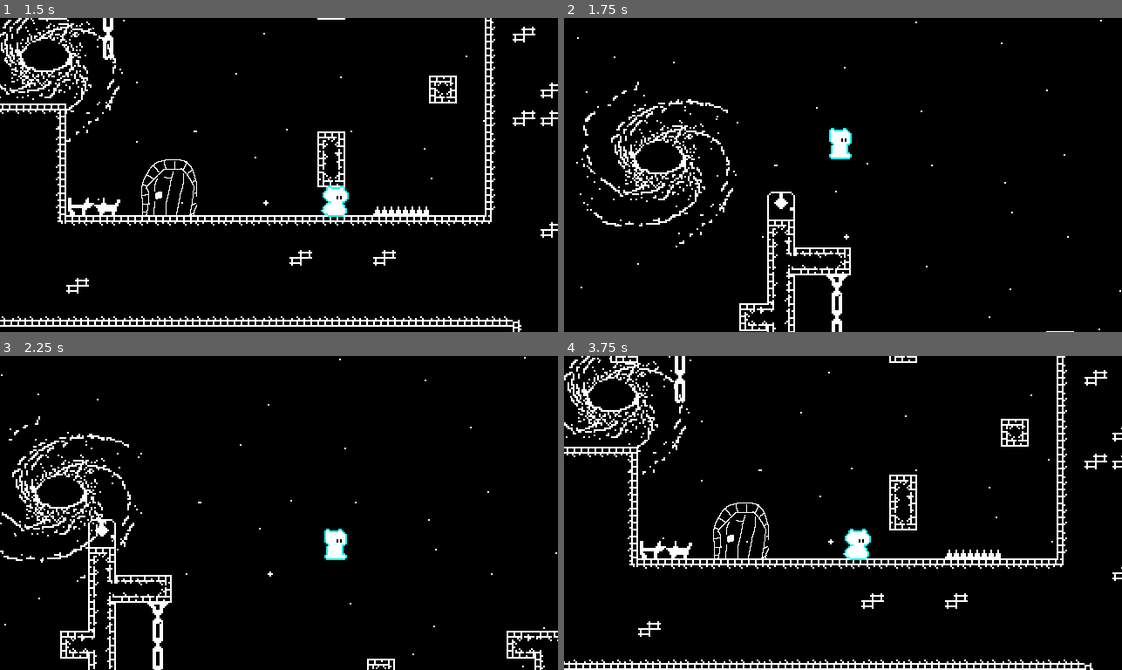
Above: before the commit, frames 1-4 (two rows, left to right).
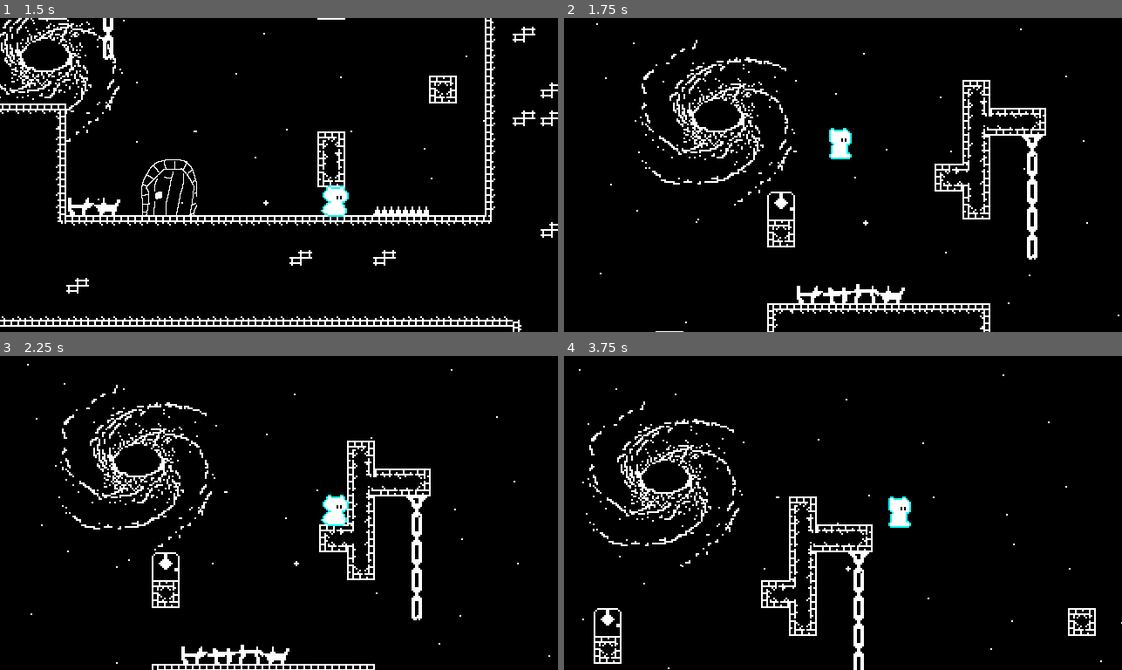
Above: after the commit, the same moments.

Repository: nathanielkaiserxyz/IndieCritical-Summer-Jam-2025
Game: Godot game, scene res://main_menu.tscn
Two runs of this game, one before a commit and one after it. Both use one fixed random seed, a clock stepped at 60 frames per second and the inputs below. Sound files missing from this copy of the repository are replaced by a short silence.
Inputs (mouse positions are in pixels of both pictures, inside the frame that each line leads up to):
- Up to frame 1 (1.5 s): click "Start" at 0.5 s; move the mouse to (401, 159) at 1.27 s; hold D (ui_right) from 1.28 s (still down)
- Up to frame 2 (1.75 s): keep holding D (ui_right); tap Space (ui_up) at 1.52 s
- Up to frame 3 (2.25 s): keep holding D (ui_right); move the mouse to (167, 528) at 2.02 s
- Up to frame 4 (3.75 s): tap Space (ui_up) at 2.27 s; move the mouse to (898, 443) at 2.77 s; release D (ui_right) at 2.78 s; hold A (ui_left) 2.78-3.53 s; move the mouse to (815, 575) at 3.52 s; hold D (ui_right) from 3.53 s (still down)

Frame 1 is identical in both runs. In frame 2, 7.3% of the frame differs, in the area x 2-100%, y 0-100%; in frame 3, 8.5%; in frame 4, 11%, in the area x 0-100%, y 0-100%.

Commit message:
test github pages

Diff:
--- a/level_one.tscn
+++ b/level_one.tscn
@@ -700,10 +700,10 @@
 texture = ExtResource("10_i8j42")
 
 [node name="respawn_door1" parent="." instance=ExtResource("12_xq862")]
-position = Vector2(152, 56)
+position = Vector2(40, 136)
 
 [node name="respawn_door2" parent="." instance=ExtResource("12_xq862")]
-position = Vector2(424, 88)
+position = Vector2(392, 104)
 
 [connection signal="area_entered" from="levelDoors" to="levelDoors" method="_on_area_entered"]
 [connection signal="body_entered" from="levelDoors" to="levelDoors" method="_on_body_entered"]
